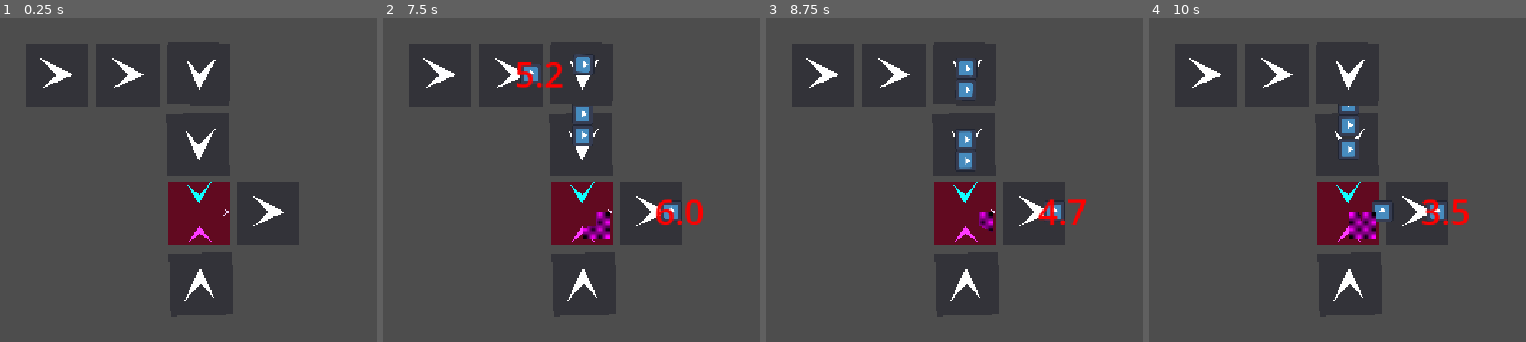
Above: before the commit, frames 1-4 (left to right).
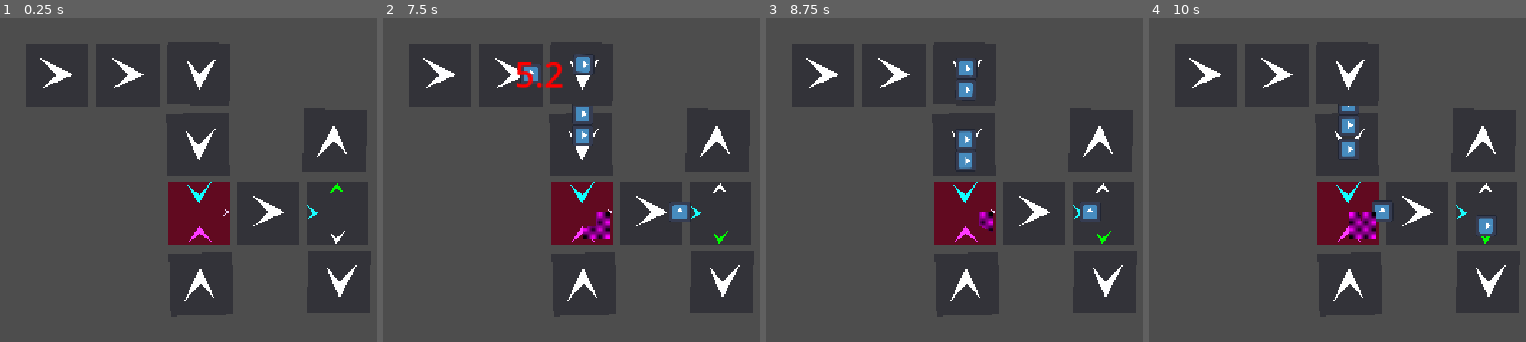
Above: after the commit, the same moments.

Repository: PouchyCorp/GameJam-MaillonFaible
Game: Godot game, scene res://main_scene.tscn
Same seed, same stepped clock (60 frames per second), same inputs: the game is played once before the commit and once after it. The engine's default icon, where the game draws it, is replaced by a stand-in: a white triangle on a blue panel in a dark square.
Inputs (mouse positions are in pixels of both pictures, inside the frame that each line leads up to):
- Up to frame 1 (0.25 s): no input
- Up to frame 2 (7.5 s): tap Enter at 0.5 s; move the mouse to (439, 76) at 0.52 s; click (439, 76) at 0.67 s; move the mouse to (511, 76) at 1.27 s; click (511, 76) at 1.42 s; move the mouse to (582, 144) at 2.02 s; click (582, 144) at 2.17 s; move the mouse to (582, 73) at 2.77 s; click (582, 73) at 2.92 s; move the mouse to (582, 283) at 3.52 s; click (582, 283) at 3.67 s; move the mouse to (650, 212) at 4.27 s; click (650, 212) at 4.42 s; move the mouse to (729, 192) at 5.02 s; click (729, 192) at 5.17 s; move the mouse to (571, 82) at 5.77 s; click (571, 82) at 5.92 s; move the mouse to (outside the picture) at 6.52 s; click (outside the picture) at 6.67 s; move the mouse to (530, 215) at 7.27 s; click (530, 215) at 7.42 s
- Up to frame 3 (8.75 s): move the mouse to (outside the picture) at 8.02 s; click (outside the picture) at 8.17 s
- Up to frame 4 (10 s): move the mouse to (1416, 283) at 8.77 s; click (1416, 283) at 8.92 s; move the mouse to (outside the picture) at 9.52 s; click (outside the picture) at 9.67 s

The runs differ from the first frame. In frame 1, 9.6% of the frame differs, in the area x 80-99%, y 27-92%; in frame 2, 10%, in the area x 72-99%, y 27-92%; in frame 3, 9.9%; in frame 4, 9.9%.

Commit message:
Splitter

Diff:
--- a/Globals/constants.gd
+++ b/Globals/constants.gd
@@ -5,8 +5,8 @@
 var DropTime = 6.0;
 
 enum Sides {
-    LEFT,
-    RIGHT,
-    FRONT,
-    BACK
+	LEFT,
+	RIGHT,
+	FRONT,
+	BACK
 }
--- a/discombobulator.gd
+++ b/discombobulator.gd
@@ -96,6 +96,7 @@
 		# Both items are present: process them.
 		waitingForPair = false
 		processingTimer.wait_time = Constants.MachineSpeed
+
 		if processingTimer != null:
 			processingTimer.start()
 	else:
--- a/main_scene.tscn
+++ b/main_scene.tscn
@@ -2,6 +2,7 @@
 
 [ext_resource type="PackedScene" uid="uid://ckfdqnbh112nw" path="res://conveyor.tscn" id="1_0f027"]
 [ext_resource type="PackedScene" uid="uid://carjsgft4omwu" path="res://discombobulator.tscn" id="1_2c62f"]
+[ext_resource type="PackedScene" uid="uid://btlmwcwil81f1" path="res://splitter.tscn" id="3_gyfs4"]
 
 [node name="Node2D" type="Node2D" unique_id=166482189]
 
@@ -37,7 +38,21 @@
 frontContraption = NodePath("../Node2D")
 frontContraptionSide = 1
 
-[node name="Conveyor6" parent="." unique_id=884617592 instance=ExtResource("1_0f027")]
+[node name="Conveyor6" parent="." unique_id=884617592 node_paths=PackedStringArray("frontContraption") instance=ExtResource("1_0f027")]
 position = Vector2(519.00006, 348.99997)
 rotation = -6.2856493
 scale = Vector2(0.99999994, 0.99999994)
+frontContraption = NodePath("../Splitter")
+
+[node name="Splitter" parent="." unique_id=1711607641 node_paths=PackedStringArray("contraptionLeft", "contraptionRight") instance=ExtResource("3_gyfs4")]
+position = Vector2(618, 350)
+contraptionLeft = NodePath("../Conveyor7")
+contraptionRight = NodePath("../Conveyor8")
+
+[node name="Conveyor7" parent="." unique_id=763575808 instance=ExtResource("1_0f027")]
+position = Vector2(612, 247)
+rotation = -1.5575311
+
+[node name="Conveyor8" parent="." unique_id=1271185285 instance=ExtResource("1_0f027")]
+position = Vector2(623, 450)
+rotation = 1.576188
--- /dev/null
+++ b/splitter.gd
@@ -0,0 +1,169 @@
+extends Contraption
+
+class_name Splitter
+
+@export
+var contraptionLeft: Contraption = null
+@export
+var contraptionRight: Contraption = null
+@export
+var contraptionRightSide: Constants.Sides = Constants.Sides.BACK
+@export
+var contraptionLeftSide: Constants.Sides = Constants.Sides.BACK
+
+var pointingLeft: bool = true
+var itemsNodesLeft: Array = []
+var itemsNodesRight: Array = []
+
+var dropTimer: Timer = null
+var dropLabel: Label = null
+var pending_drop_parent: PathFollow2D = null
+var pending_drop_item: Item = null
+
+func _ready() -> void:
+	dropTimer = Timer.new()
+	dropTimer.one_shot = true
+	dropTimer.wait_time = Constants.DropTime
+	dropTimer.timeout.connect(_on_drop_timer_timeout)
+	add_child(dropTimer)
+
+	dropLabel = %DropLabel
+
+func can_append_item(item: Item, side: Constants.Sides) -> bool:
+	if item == null:
+		return false
+
+	if side == Constants.Sides.FRONT or side == Constants.Sides.LEFT or side == Constants.Sides.RIGHT:
+		return false
+
+	if side == Constants.Sides.BACK and _is_back_entry_blocked(item):
+		return false
+
+	return true
+
+
+func append_item(item: Item, side: Constants.Sides) -> void:
+	var pathFollow: PathFollow2D = PathFollow2D.new()
+	pathFollow.loop = false
+
+	if pointingLeft:
+		%MainPathLeft.add_child(pathFollow)
+		itemsNodesLeft.insert(0, pathFollow)
+	else:
+		%MainPathRight.add_child(pathFollow)
+		itemsNodesRight.insert(0, pathFollow)
+
+	pathFollow.add_child(item)
+
+	if side == Constants.Sides.BACK:
+		pathFollow.progress_ratio = 0
+	elif side == Constants.Sides.LEFT or side == Constants.Sides.RIGHT:
+		pathFollow.progress_ratio = 0.5
+	else:
+		pathFollow.progress_ratio = 0
+
+	pathFollow.h_offset = -item.get_meta("size") / 2
+
+
+func _is_back_entry_blocked(item: Item) -> bool:
+	var item_size = item.get_meta("size")
+	if pointingLeft:
+		if itemsNodesRight.size() > 0:
+			return true
+		if itemsNodesLeft.size() > 0 and itemsNodesLeft[0].progress < item_size:
+			return true
+	else:
+		if itemsNodesLeft.size() > 0:
+			return true
+		if itemsNodesRight.size() > 0 and itemsNodesRight[0].progress < item_size:
+			return true
+	return false
+
+
+
+func start_drop_process(parent: Node, itemNode: Item) -> void:
+	if parent == null or itemNode == null:
+		return
+
+	if dropTimer.is_stopped() == false:
+		return
+
+	pending_drop_parent = parent as PathFollow2D
+	pending_drop_item = itemNode
+	dropTimer.start()
+
+
+func _on_drop_timer_timeout() -> void:
+	if pending_drop_parent == null or pending_drop_item == null:
+		return
+
+	if is_instance_valid(pending_drop_parent) and is_instance_valid(pending_drop_item) and pending_drop_item.get_parent() == pending_drop_parent:
+		pending_drop_parent.remove_child(pending_drop_item)
+
+	if is_instance_valid(pending_drop_parent):
+		var item_index = itemsNodesLeft.find(pending_drop_parent)
+		if item_index >= 0:
+			itemsNodesLeft.remove_at(item_index)
+		else:
+			item_index = itemsNodesRight.find(pending_drop_parent)
+			if item_index >= 0:
+				itemsNodesRight.remove_at(item_index)
+		pending_drop_parent.queue_free()
+
+	if is_instance_valid(pending_drop_item):
+		pending_drop_item.queue_free()
+
+	pending_drop_parent = null
+	pending_drop_item = null
+
+
+func _process(delta: float) -> void:
+	_process_path(itemsNodesLeft, delta, contraptionLeft, contraptionLeftSide)
+	_process_path(itemsNodesRight, delta, contraptionRight, contraptionRightSide)
+
+	if dropTimer.is_stopped() == false:
+		dropLabel.visible = true
+		dropLabel.text = str(round(dropTimer.time_left * 10) / 10)
+	else:
+		dropLabel.visible = false
+
+
+func _process_path(itemsNodes: Array, delta: float, targetContraption: Contraption, targetSide: Constants.Sides) -> void:
+	for i in range(itemsNodes.size()):
+		var childItems = itemsNodes[i]
+		if childItems is PathFollow2D:
+			var pathFollow: PathFollow2D = childItems
+			var itemNode: Item = pathFollow.get_child(0, true)
+
+			if i < itemsNodes.size() - 1:
+				var nextPathFollow: PathFollow2D = itemsNodes[i + 1]
+				if nextPathFollow.progress - pathFollow.progress < itemNode.get_meta("size"):
+					continue
+
+			pathFollow.progress_ratio += delta / Constants.MachineSpeed
+
+			if pathFollow.progress_ratio >= 1:
+				if targetContraption != null and targetContraption.can_append_item(itemNode, targetSide):
+					if dropTimer.is_stopped() == false and pending_drop_item == itemNode:
+						dropTimer.stop()
+						pending_drop_parent = null
+						pending_drop_item = null
+
+					pathFollow.remove_child(itemNode)
+					pathFollow.queue_free()
+					itemsNodes.remove_at(i)
+					targetContraption.append_item(itemNode, targetSide)
+				else:
+					start_drop_process(pathFollow, itemNode)
+
+
+func _on_area_2d_input_event(_viewport: Node, event: InputEvent, _shape_idx: int) -> void:
+	if event is InputEventMouseButton and event.button_index == MOUSE_BUTTON_LEFT and event.pressed:
+		pointingLeft = !pointingLeft
+
+		if pointingLeft:
+			%LeftArrow.color = Color(0, 1, 0)  # Green
+			%RightArrow.color = Color(1, 1, 1)  # White
+		else:
+			%LeftArrow.color = Color(1, 1, 1)  # White
+			%RightArrow.color = Color(0, 1, 0)  # Green
--- /dev/null
+++ b/splitter.tscn
@@ -0,0 +1,95 @@
+[gd_scene format=3 uid="uid://btlmwcwil81f1"]
+
+[ext_resource type="Script" uid="uid://b4l0b0of3ed6m" path="res://splitter.gd" id="1_ah7u2"]
+
+[sub_resource type="RectangleShape2D" id="RectangleShape2D_2t55a"]
+size = Vector2(90, 91)
+
+[sub_resource type="Curve2D" id="Curve2D_c8brw"]
+_data = {
+"points": PackedVector2Array(0, 0, 0, 0, -45, 0, 0, 0, 0, 0, 0, 0, 0, 0, 0, 0, 0, -43)
+}
+point_count = 3
+
+[sub_resource type="Curve2D" id="Curve2D_03yhy"]
+_data = {
+"points": PackedVector2Array(0, 0, 0, 0, -45, 0, 0, 0, 0, 0, 0, 0, 0, 0, 0, 0, 0, 48)
+}
+point_count = 3
+
+[sub_resource type="RectangleShape2D" id="RectangleShape2D_1yp31"]
+size = Vector2(90, 91)
+
+[sub_resource type="LabelSettings" id="LabelSettings_e8ffd"]
+font_size = 50
+font_color = Color(1, 0, 0, 1)
+
+[node name="Splitter" type="StaticBody2D" unique_id=1711607641]
+script = ExtResource("1_ah7u2")
+metadata/_custom_type_script = "uid://cbty1u3flijoc"
+
+[node name="CollisionShape2D" type="CollisionShape2D" parent="." unique_id=1691926649]
+position = Vector2(0, 2.5)
+shape = SubResource("RectangleShape2D_2t55a")
+
+[node name="Polygon2D" type="Polygon2D" parent="." unique_id=702291181]
+z_index = 3
+color = Color(0.2, 0.2, 0.22352941, 1)
+polygon = PackedVector2Array(-45, -43, -45, 48, 45, 48, 45, -43)
+uv = PackedVector2Array(-167, -39, -169, 51, -82, 51, -79, -40)
+
+[node name="RightArrow" type="Polygon2D" parent="." unique_id=2142637649]
+unique_name_in_owner = true
+z_index = 3
+position = Vector2(7.000001, 48)
+rotation = 1.5547615
+scale = Vector2(0.15478897, 0.16402408)
+polygon = PackedVector2Array(-136, -32.000004, -16, 47.999992, -127.99994, 112, -72, 48)
+uv = PackedVector2Array(-136, -32.000004, -16, 47.999992, -127.99994, 112, -72, 48)
+
+[node name="LeftArrow" type="Polygon2D" parent="." unique_id=846873827]
+unique_name_in_owner = true
+z_index = 3
+position = Vector2(-8, -45)
+rotation = 4.7089987
+scale = Vector2(0.15478896, 0.16402408)
+color = Color(0, 1, 0, 1)
+polygon = PackedVector2Array(-136, -32.000004, -16, 47.999992, -127.99994, 112, -72, 48)
+uv = PackedVector2Array(-136, -32.000004, -16, 47.999992, -127.99994, 112, -72, 48)
+
+[node name="Polygon2D4" type="Polygon2D" parent="." unique_id=796109097]
+z_index = 3
+position = Vector2(-24, -6.0000005)
+rotation = 0.022952732
+scale = Vector2(0.15478896, 0.16402408)
+color = Color(0.09411765, 1, 1, 1)
+polygon = PackedVector2Array(-136, -32.000004, -16, 47.999992, -127.99994, 112, -72, 48)
+uv = PackedVector2Array(-136, -32.000004, -16, 47.999992, -127.99994, 112, -72, 48)
+
+[node name="MainPathLeft" type="Path2D" parent="." unique_id=60118499]
+unique_name_in_owner = true
+z_index = 25
+curve = SubResource("Curve2D_c8brw")
+
+[node name="MainPathRight" type="Path2D" parent="." unique_id=753144340]
+unique_name_in_owner = true
+z_index = 25
+curve = SubResource("Curve2D_03yhy")
+
+[node name="Area2D" type="Area2D" parent="." unique_id=417597483]
+
+[node name="CollisionShape2D" type="CollisionShape2D" parent="Area2D" unique_id=1936473293]
+position = Vector2(0, 2.5)
+shape = SubResource("RectangleShape2D_1yp31")
+
+[node name="DropLabel" type="Label" parent="." unique_id=292125538]
+unique_name_in_owner = true
+z_index = 20
+offset_left = 8.0
+offset_top = -37.0
+offset_right = 48.0
+offset_bottom = 32.0
+label_settings = SubResource("LabelSettings_e8ffd")
+metadata/_edit_use_anchors_ = true
+
+[connection signal="input_event" from="Area2D" to="." method="_on_area_2d_input_event"]
Not shown, added: splitter.gd.uid
